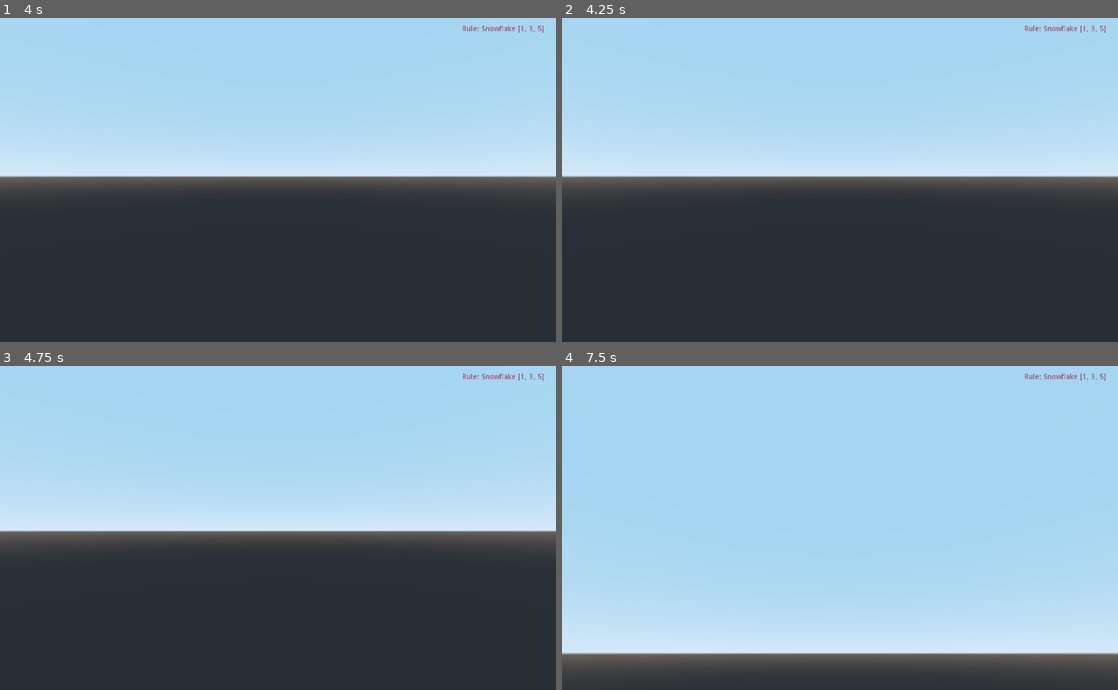
Above: before the commit, frames 1-4 (two rows, left to right).
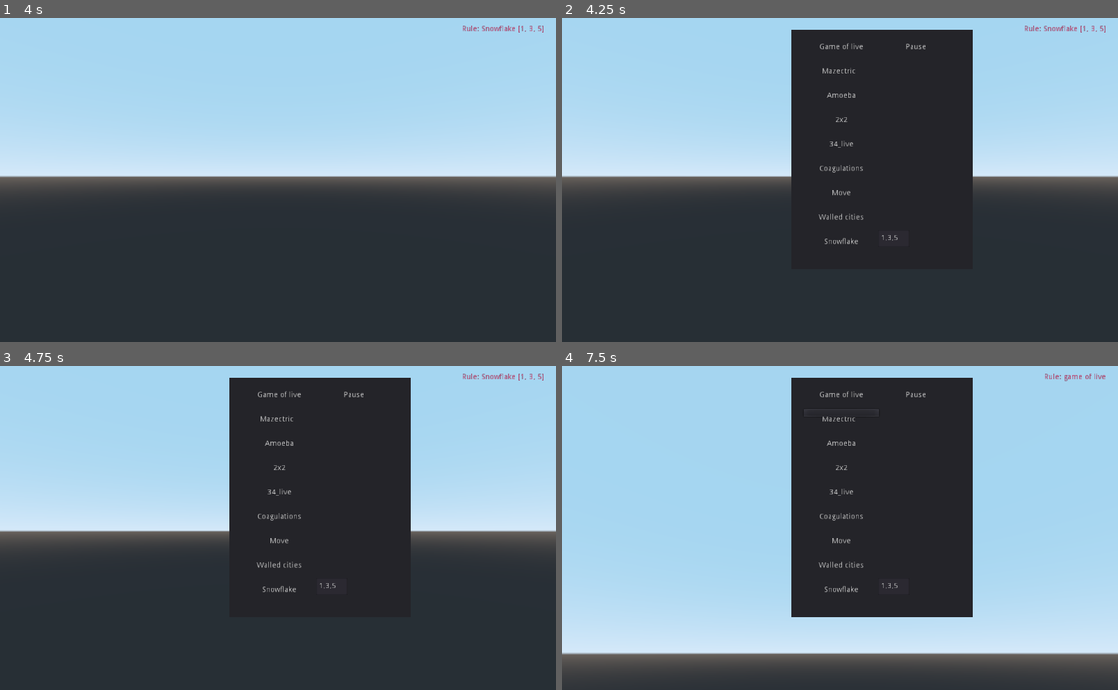
Above: after the commit, the same moments.

Repository: tdworowy/cellular_automata_the_game
Game: Godot game, scene res://main.tscn
Same seed, same stepped clock (60 frames per second), same inputs: the game is played once before the commit and once after it.
Inputs (mouse positions are in pixels of both pictures, inside the frame that each line leads up to):
- Up to frame 1 (4 s): tap Enter at 0.5, 2.75 s; move the mouse to (305, 176) at 0.52 s; hold W (forward) from 0.53 s (still down); move the mouse to (250, 180) at 1.27 s; tap Space (up) at 2, 3.5 s; move the mouse to (289, 173) at 2.02 s; move the mouse to (272, 183) at 2.77 s; move the mouse to (316, 183) at 3.52 s
- Up to frame 2 (4.25 s): keep holding W (forward); tap Escape (menu) at 4.15 s
- Up to frame 3 (4.75 s): keep holding W (forward); move the mouse to (233, 524) at 4.27 s
- Up to frame 4 (7.5 s): release W (forward) at 5 s; click (840, 589) at 5 s, where only the run after the commit has a clickable "Snowflake"; click (840, 566) at 5.75 s, where only the run after the commit has a clickable "Walled cities"; click (840, 443) at 6.5 s, where only the run after the commit has a clickable "Amoeba"; click (840, 395) at 7.25 s, where only the run after the commit has a clickable "Game of live"

Frame 1 is identical in both runs. In frame 2, 16% of the frame differs, in the area x 41-74%, y 3-70%; in frame 3, 17%; in frame 4, 24%, in the area x 41-98%, y 2-78%.

Commit message:
update

Diff:
--- a/scripts/main.gd
+++ b/scripts/main.gd
@@ -18,6 +18,8 @@
 var material:SpatialMaterial
 var grid:Array
 var rule:Dictionary
+
+var menu_visible = false
 
 onready var current_rule:Label = get_node("current_rule")
 onready var menu:Panel = get_node("menu")
@@ -85,16 +87,6 @@
 		rule = cellular_automata.generate_snowflake_rule(snowflake_rule)
 		snowflake_button.pressed = false
 
-	if Input.is_action_pressed("menu"):
-		if (menu.is_visible()):
-			menu.visible = false
-			Input.set_mouse_mode(Input.MOUSE_MODE_HIDDEN)
-			Input.set_mouse_mode(Input.MOUSE_MODE_CAPTURED)
-		else:
-			menu.visible = true
-			Input.set_mouse_mode(Input.MOUSE_MODE_VISIBLE)
-			Input.set_mouse_mode(Input.MOUSE_MODE_CONFINED)
-
 	if pause_button.pressed:
 		play = !play
 		print("Pause:" + str(!play))
@@ -131,9 +123,21 @@
 	utils.generate_boxes(grid, floor_scale_x, floor_scale_z, material)
 	utils.set_visibility(grid, floor_scale_x, floor_scale_z)
 
+func _input(ev):
+	if ev is InputEventKey and Input.is_action_pressed("menu"):
+		if (menu_visible):
+			menu.visible = false
+			Input.set_mouse_mode(Input.MOUSE_MODE_HIDDEN)
+			Input.set_mouse_mode(Input.MOUSE_MODE_CAPTURED)
+		if (!menu_visible):
+			menu.visible = true
+			Input.set_mouse_mode(Input.MOUSE_MODE_VISIBLE)
+			Input.set_mouse_mode(Input.MOUSE_MODE_CONFINED)
+
+		menu_visible = !menu_visible
+
 func _process(delta):
 	check_rules_imput()
-
 
 func _on_Timer_timeout():
 		if play:
